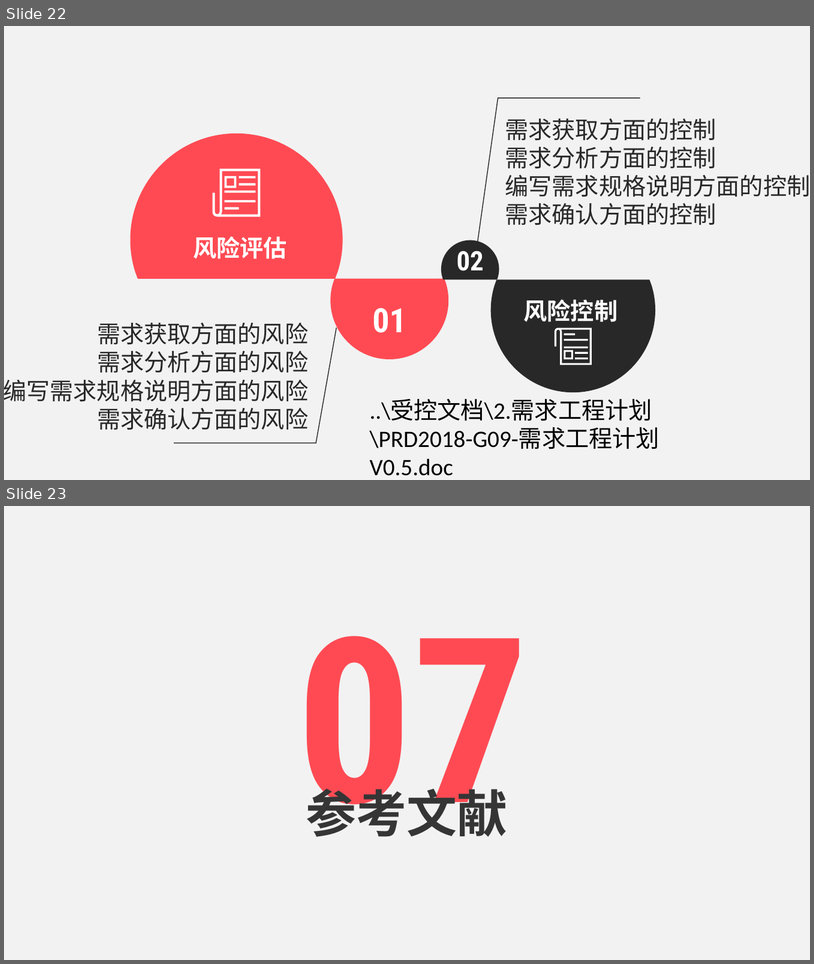
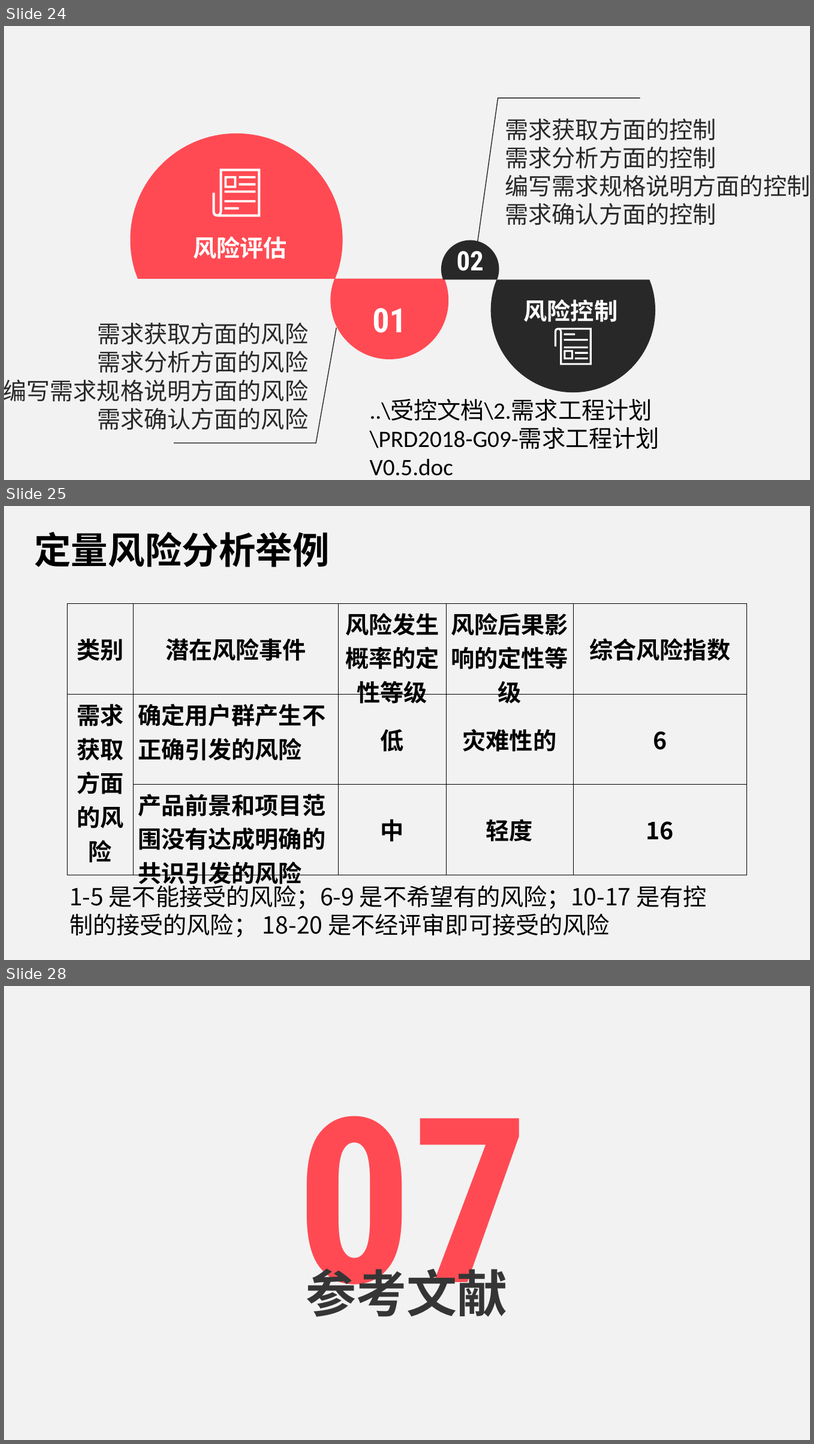
Before and after one commit to PRD2018-G09/Educational-Website, a slide deck: 受控文档/2.需求工程计划/PRD2018-G09-需求工程计划PPT.ppt. Shown one above the other, each under a label of ours: slides 22 and 23 before the commit, slides 24, 25 and 28 after it; the slides between them are not shown. The pictures are 814x964 and 814x1444 pixels, drawn with LibreOffice and Linux fonts; fonts in the diff are those of the drawing. Boxes give left, top, right and bottom in pixels: in the first picture for what was removed or moved away, otherwise in the second. Text is boxed around its words. In the diff, an @@ line names an element or a change of style, - is before the commit and + after.

```diff
--- a/受控文档/2.需求工程计划/PRD2018-G09-需求工程计划PPT.ppt
+++ b/受控文档/2.需求工程计划/PRD2018-G09-需求工程计划PPT.ppt
@@ slide 25 added at <box>4,506,810,960</box>, background #F2F2F2 @@
@@ text added at <box>34,532,330,567</box>, 44 pt, text #000000, bold @@
+定量风险分析举例
@@ table added at <box>68,603,747,891</box>, 3 rows, 5 columns @@
+类别 | 潜在风险事件 | 风险发生概率的定性等级 | 风险后果影响的定性等级 | 综合风险指数
+需求获取方面的风险 | 确定用户群产生不正确引发的风险 | 低 | 灾难性的 | 6
+ | 产品前景和项目范围没有达成明确的共识引发的风险 | 中 | 轻度 | 16
@@ text added at <box>69,881,707,937</box>, 28 pt, text #000000 @@
+1-5 是不能接受的风险；6-9 是不希望有的风险；10-17 是有控制的接受的风险； 18-20 是不经评审即可接受的风险
@@ what was slide 22 is now slide 24 @@
@@ what was slide 23 is now slide 28 @@
```
Also in this commit, not shown: 2 slides changed, 4 other slides added.
